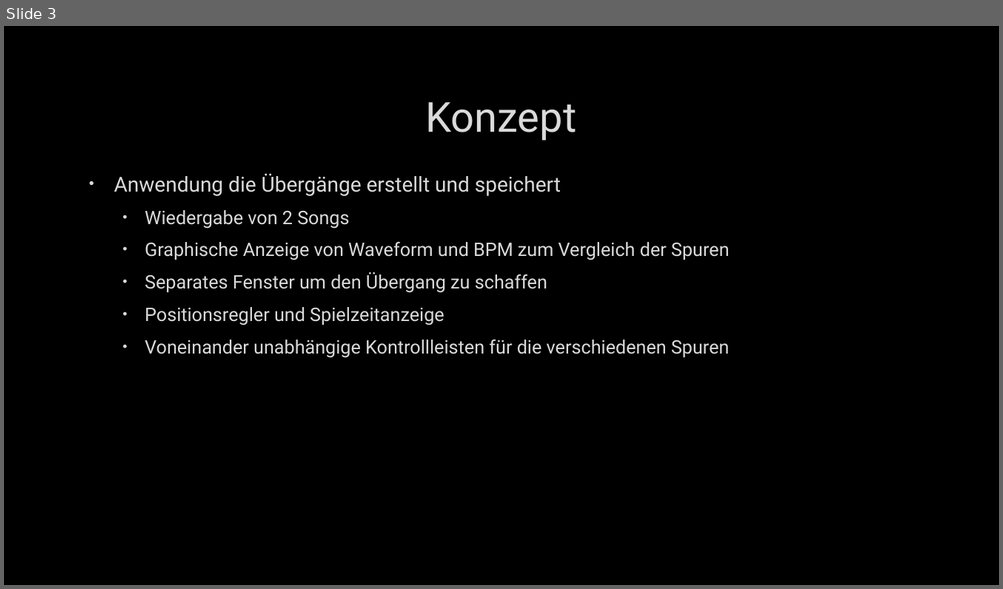
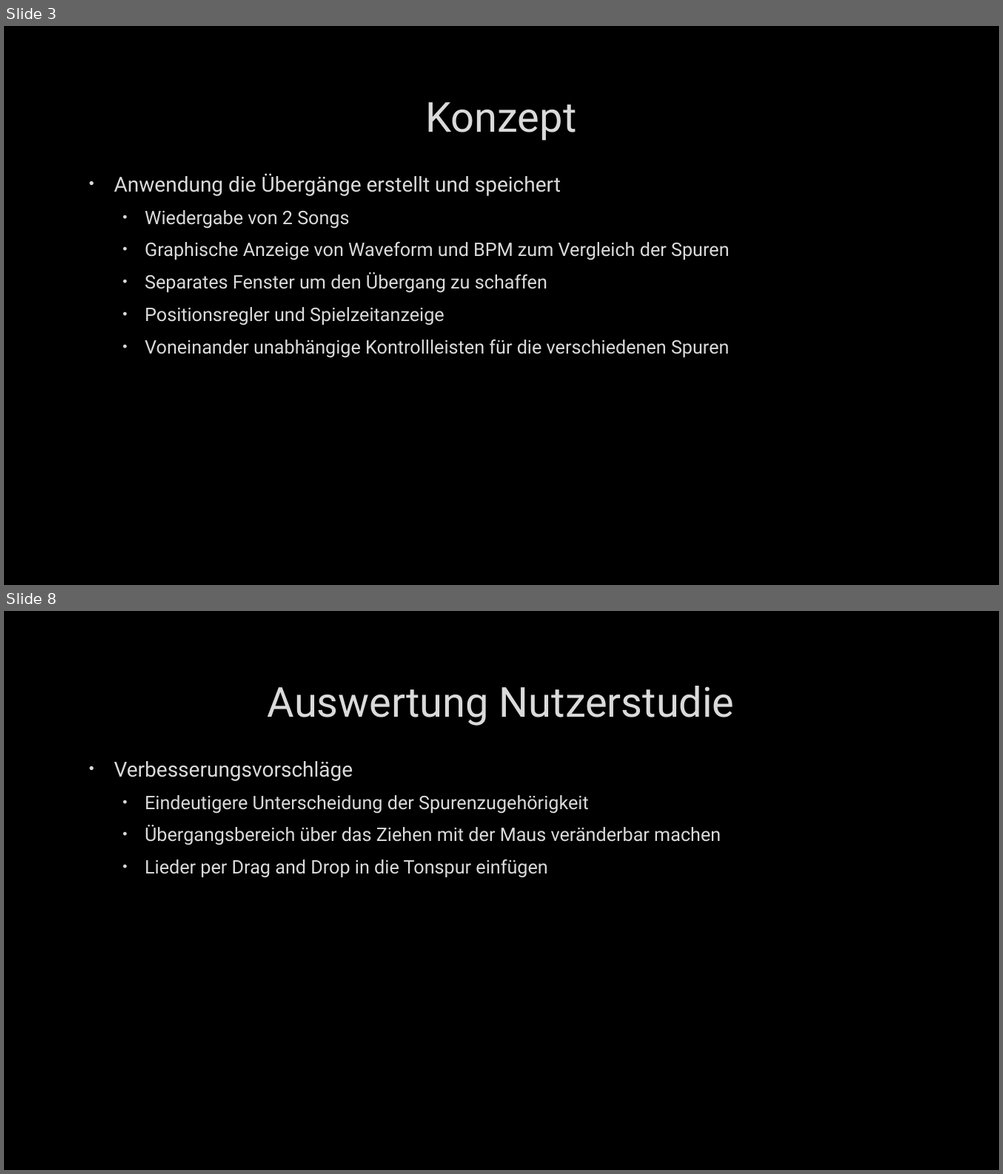
Before and after one commit to kminhc/ewsbeleg, a slide deck: Präsentation1.pptx. Shown one above the other, each under a label of ours: slide 3 before the commit, slides 3 and 8 after it; the slides between them are not shown. The pictures are 1003x589 and 1003x1174 pixels, drawn with LibreOffice and Linux fonts; fonts in the diff are those of the drawing; background and template pictures are left out. Boxes give left, top, right and bottom in pixels: in the first picture for what was removed or moved away, otherwise in the second. Text is boxed around its words. In the diff, an @@ line names an element or a change of style, - is before the commit and + after.

Commit message:
asd

```diff
--- a/Präsentation1.pptx
+++ b/Präsentation1.pptx
@@ slide 8 added at (x1=4, y1=611, x2=999, y2=1170), background picture (left out) @@
@@ title added at (x1=267, y1=686, x2=734, y2=726), 40 pt, text #DADADA @@
+Auswertung Nutzerstudie
@@ text added at (x1=114, y1=761, x2=720, y2=878), 18 pt, text #DADADA @@
+• Verbesserungsvorschläge
+  • Eindeutigere Unterscheidung der Spurenzugehörigkeit
+  • Übergangsbereich über das Ziehen mit der Maus veränderbar machen
+  • Lieder per Drag and Drop in die Tonspur einfügen
```
Also in this commit, not shown: 4 other slides added.
